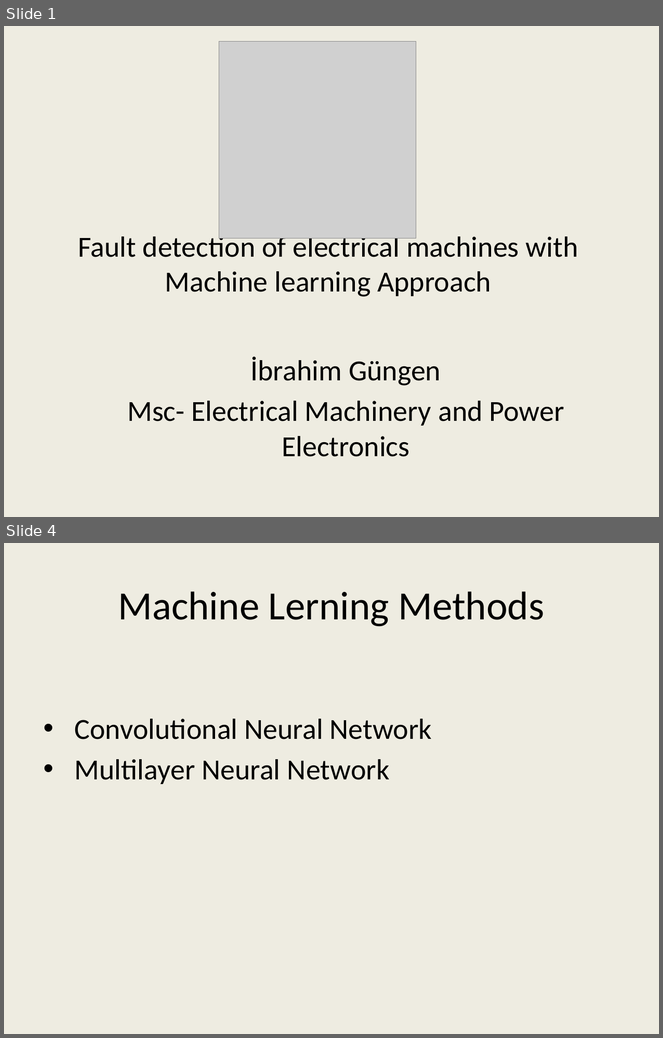
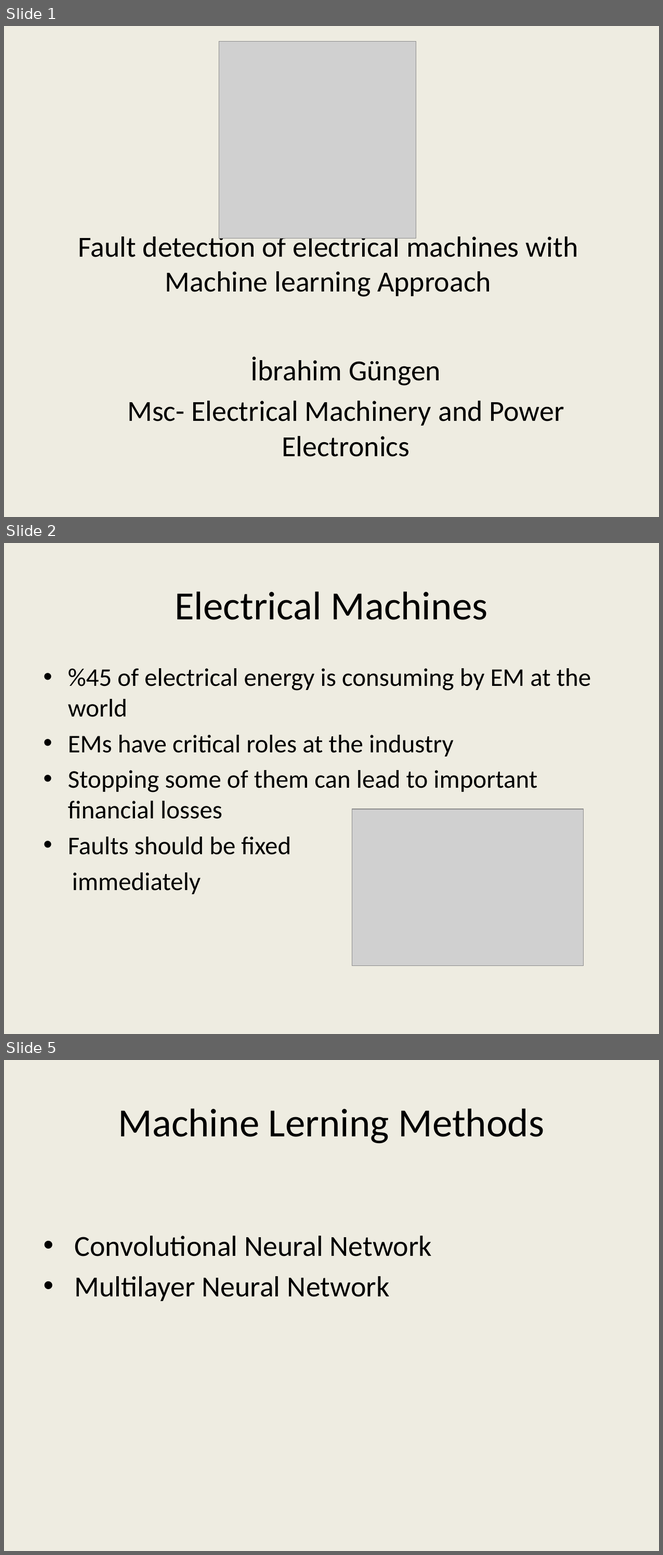
Before and after one commit to gungenibrahim/ee543-neural-network-and-deep-learning, a slide deck: ee543_sunum.pptx. Shown one above the other, each under a label of ours: slides 1 and 4 before the commit, slides 1, 2 and 5 after it; the slides between them are not shown. The pictures are 663x1038 and 663x1555 pixels, drawn with LibreOffice and Linux fonts; fonts in the diff are those of the drawing; grey boxes stand for pictures. Boxes give left, top, right and bottom in pixels: in the first picture for what was removed or moved away, otherwise in the second. Text is boxed around its words. In the diff, an @@ line names an element or a change of style, - is before the commit and + after.

```diff
--- a/ee543_sunum.pptx
+++ b/ee543_sunum.pptx
@@ slide 2 added at [4,543,659,1034], background #EEECE1 @@
@@ title added at [175,591,488,620], 44 pt, text #000000 @@
+Electrical Machines
@@ text added at [68,668,591,895], 28 pt, text #000000 @@
+• %45 of electrical energy is consuming by EM at the world
+• EMs have critical roles at the industry
+• Stopping some of them can lead to important financial losses
+• Faults should be fixed
+immediately
@@ picture added at [352,809,583,966] @@
@@ what was slide 4 is now slide 5 @@
```
Also in this commit, not shown: 4 slides changed, 3 other slides added, 5 slides removed.
